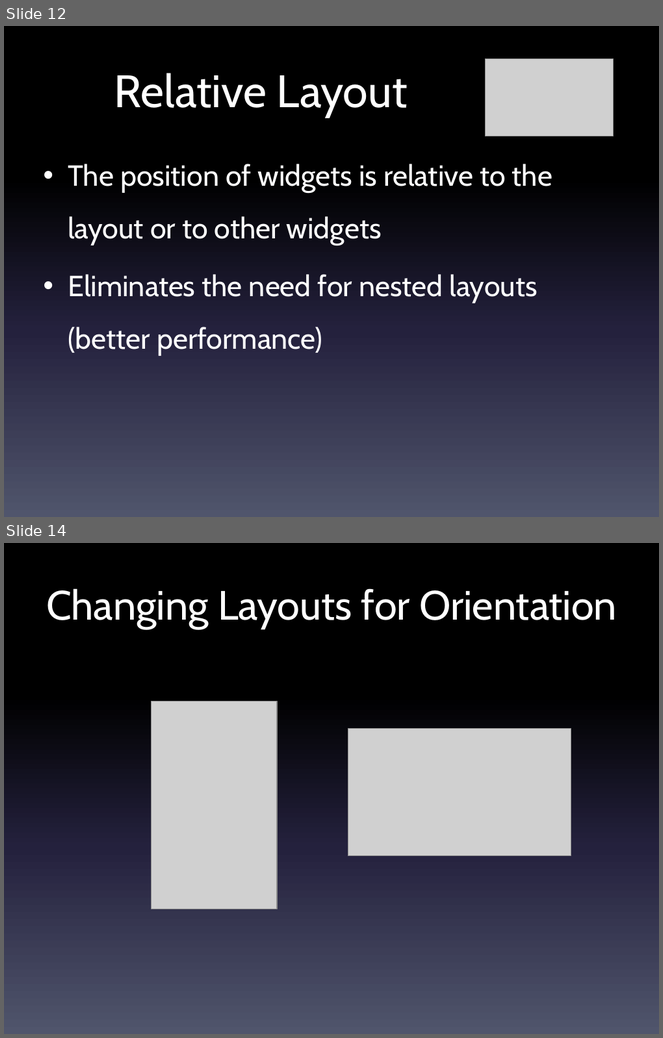
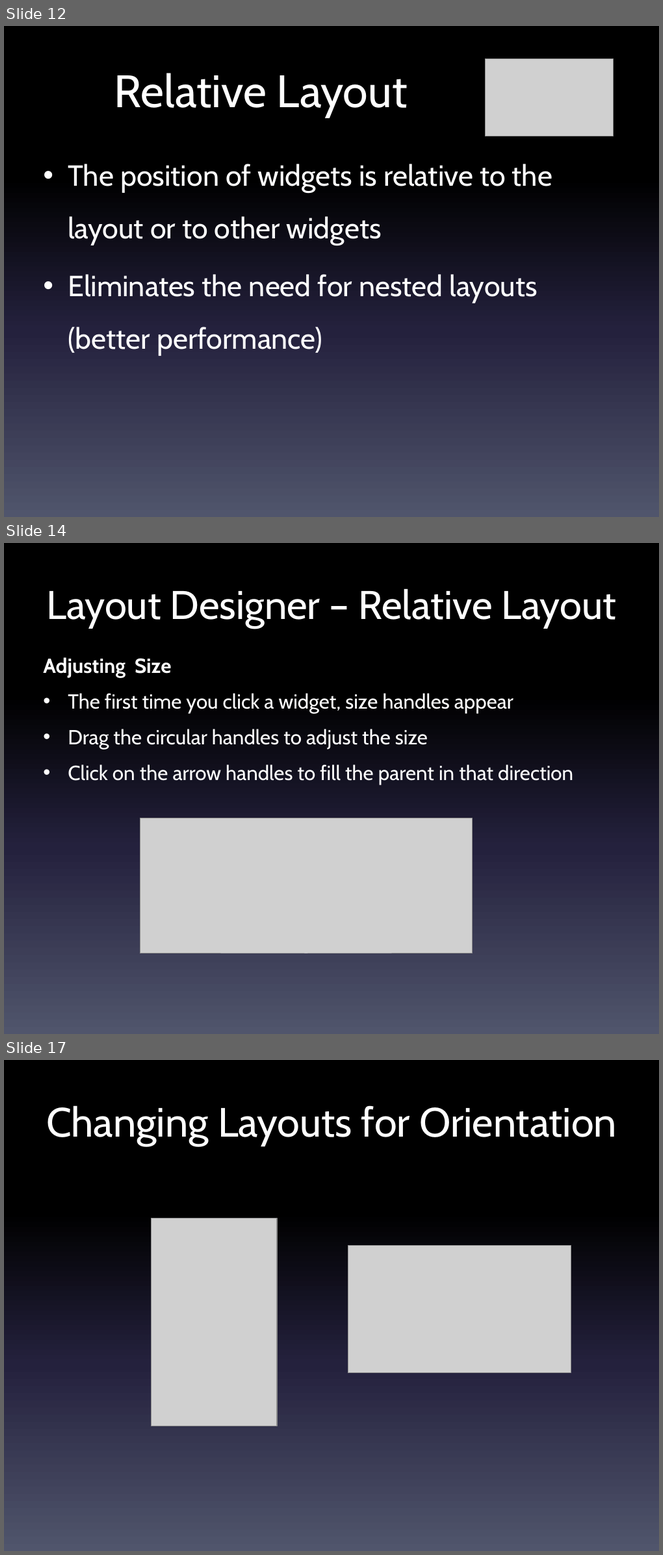
Before and after one commit to LCC-CIT/CS235AM-CourseMaterials, a slide deck: Slides/Wk4Day1-UI Layouts and Orientation.pptx. Shown one above the other, each under a label of ours: slides 12 and 14 before the commit, slides 12, 14 and 17 after it; the slides between them are not shown. The pictures are 663x1038 and 663x1555 pixels, drawn with LibreOffice and Linux fonts; fonts in the diff are those of the drawing; grey boxes stand for pictures. Boxes give left, top, right and bottom in pixels: in the first picture for what was removed or moved away, otherwise in the second. Text is boxed around its words. In the diff, an @@ line names an element or a change of style, - is before the commit and + after.

Commit message:
Added new layouts

```diff
--- a/Slides/Wk4Day1-UI Layouts and Orientation.pptx
+++ b/Slides/Wk4Day1-UI Layouts and Orientation.pptx
@@ slide 14 added at <box>4,543,659,1034</box>, background gradient #000000 to #24213E to #51566D @@
@@ title added at <box>46,589,616,628</box>, 44 pt, text #FFFFFF @@
+Layout Designer – Relative Layout
@@ text added at <box>43,657,573,785</box>, 22.4 pt, text #FFFFFF @@
+Adjusting Size
+• The first time you click a widget, size handles appear
+• Drag the circular handles to adjust the size
+• Click on the arrow handles to fill the parent in that direction
@@ picture added at <box>140,818,473,954</box> @@
@@ what was slide 14 is now slide 17 @@
```
Also in this commit, not shown: 2 slides changed, 2 other slides added.
